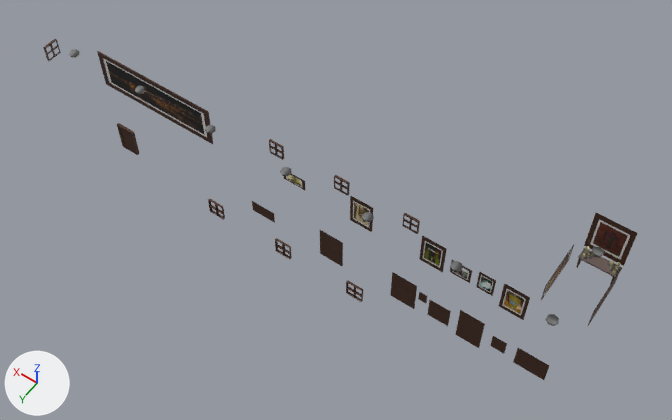
Renders of the Blender file Blender/André/corredor/CORREDOR__ANDRE.blend from each side of a commit.
Before and after are seen from a camera (50 mm lens) standing at (-173.0, 166.0, 269.0) and looking at (-46.0, -12.0, -10.0). Lighting does not change. The marker at lower left points along +X, +Y and +Z.
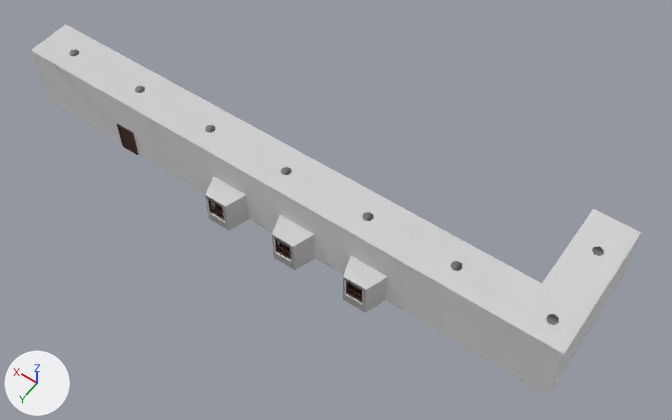
Edits to the bpy script that builds the scene:
```text
Change ob_corredor_principal:
    remove ob_corredor_principal.hide_set(True)
Remove ob_cylinder_001:
    ob_cylinder_001 = bpy.data.objects.new('Cylinder.001', me_cylinder_020)
    ob_cylinder_001.location = (-132.4, -46.8, -5.9)
    ob_cylinder_001.scale = (0.644, 0.644, -1.37)
Remove ob_cylinder_007:
    ob_cylinder_007 = bpy.data.objects.new('Cylinder.007', me_cylinder_024)
    ob_cylinder_007.location = (-144.6, -46.7, -5.7)
    ob_cylinder_007.rotation_euler = (0.0, 0.0, 1.151)  # degrees (0, 0, 66)
    ob_cylinder_007.scale = (0.636, 0.636, -1.54)
```

Location of each change, [x1, y1, x2, y2] in pixels of the pictures (672 x 420 px):
'Corredor Principal', shown: after [31, 24, 641, 396]
'Cylinder.007', deleted: before [613, 262, 620, 271]
'Cylinder.001', deleted: before [583, 246, 589, 255]
'Cube.002', unchanged, covered by the edit: before [97, 51, 213, 144]
'Cube.006', unchanged, covered by the edit: before [584, 213, 637, 266]
